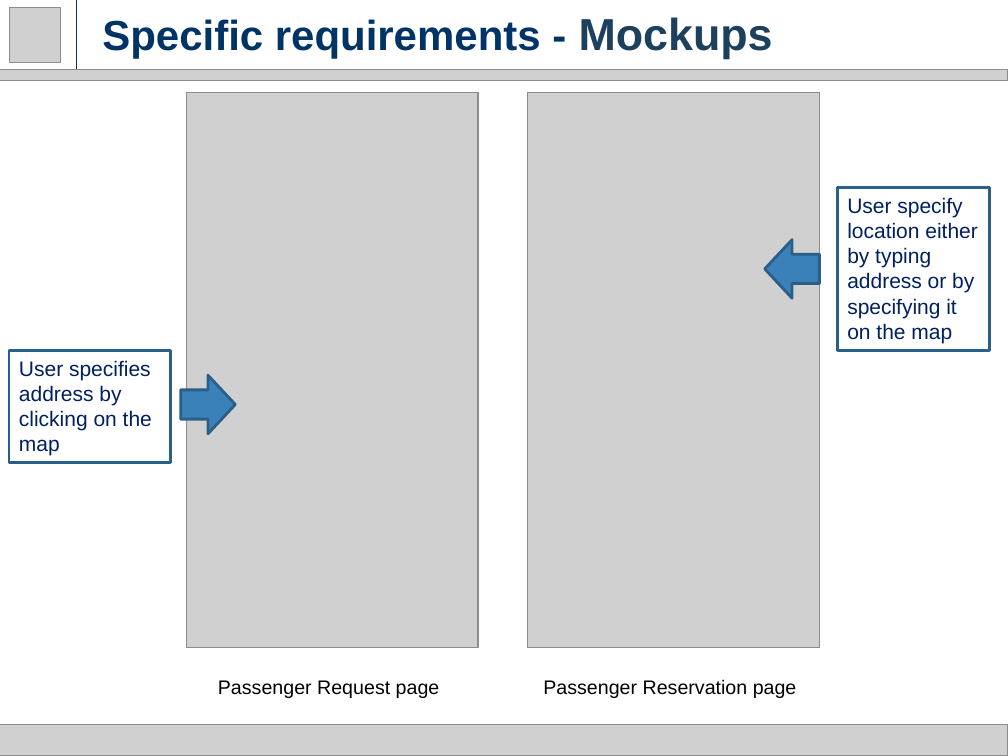
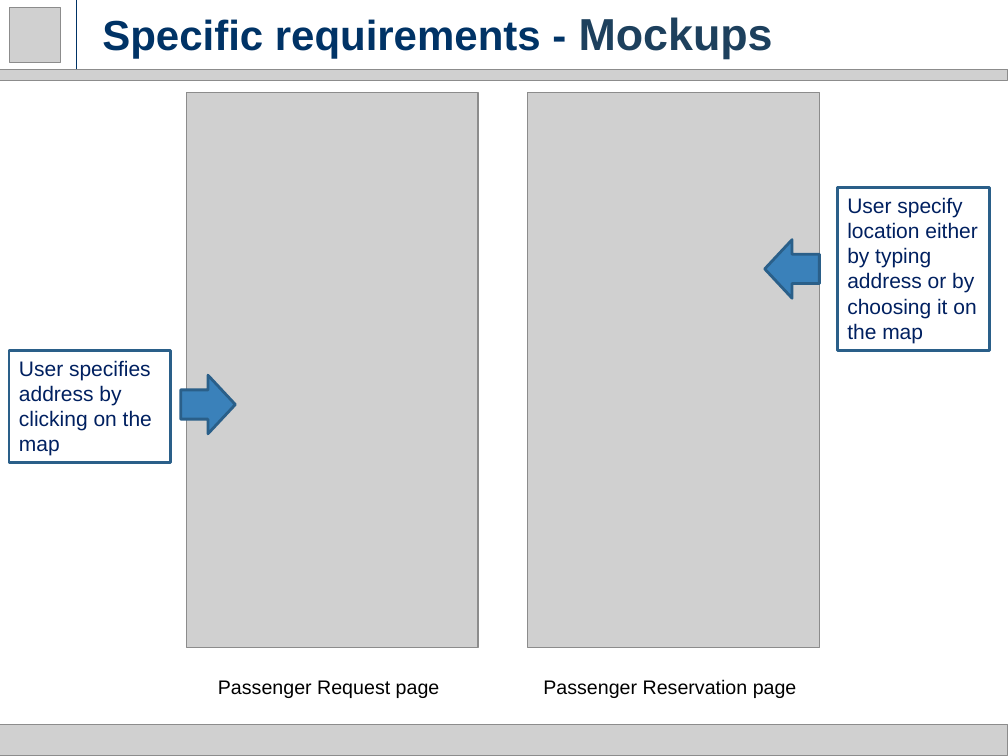
Before and after one commit to milica13629/SW2015, a slide deck: slide 10 of RASD.pptx (slide 11 before the commit). Drawn at 1008x756 pixels with LibreOffice and Linux fonts; fonts in the diff are those of the drawing; grey boxes stand for pictures. Boxes give left, top, right and bottom in pixels: in the first picture for what was removed or moved away, otherwise in the second. Text is boxed around its words. In the diff, an @@ line names an element or a change of style, - is before the commit and + after.

```diff
--- a/RASD.pptx
+++ b/RASD.pptx
@@ text in rectangle at (847,197,977,343): text changed @@
-User specify location either by typing address or by specifying it on the map
+User specify location either by typing address or by choosing it on the map
```
Also in this commit, not shown: 16 other slides changed, 1 slide added, 2 slides removed, 1 other file.
